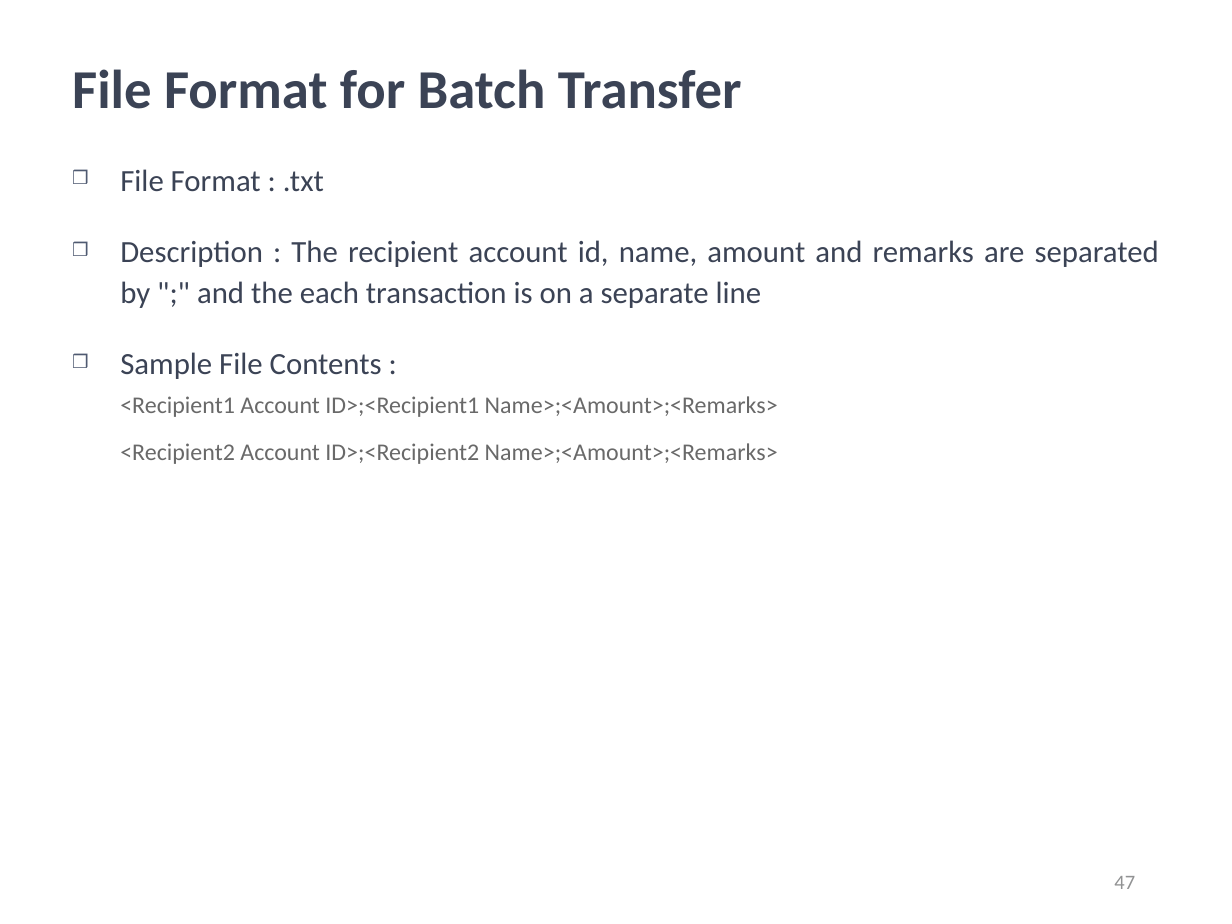
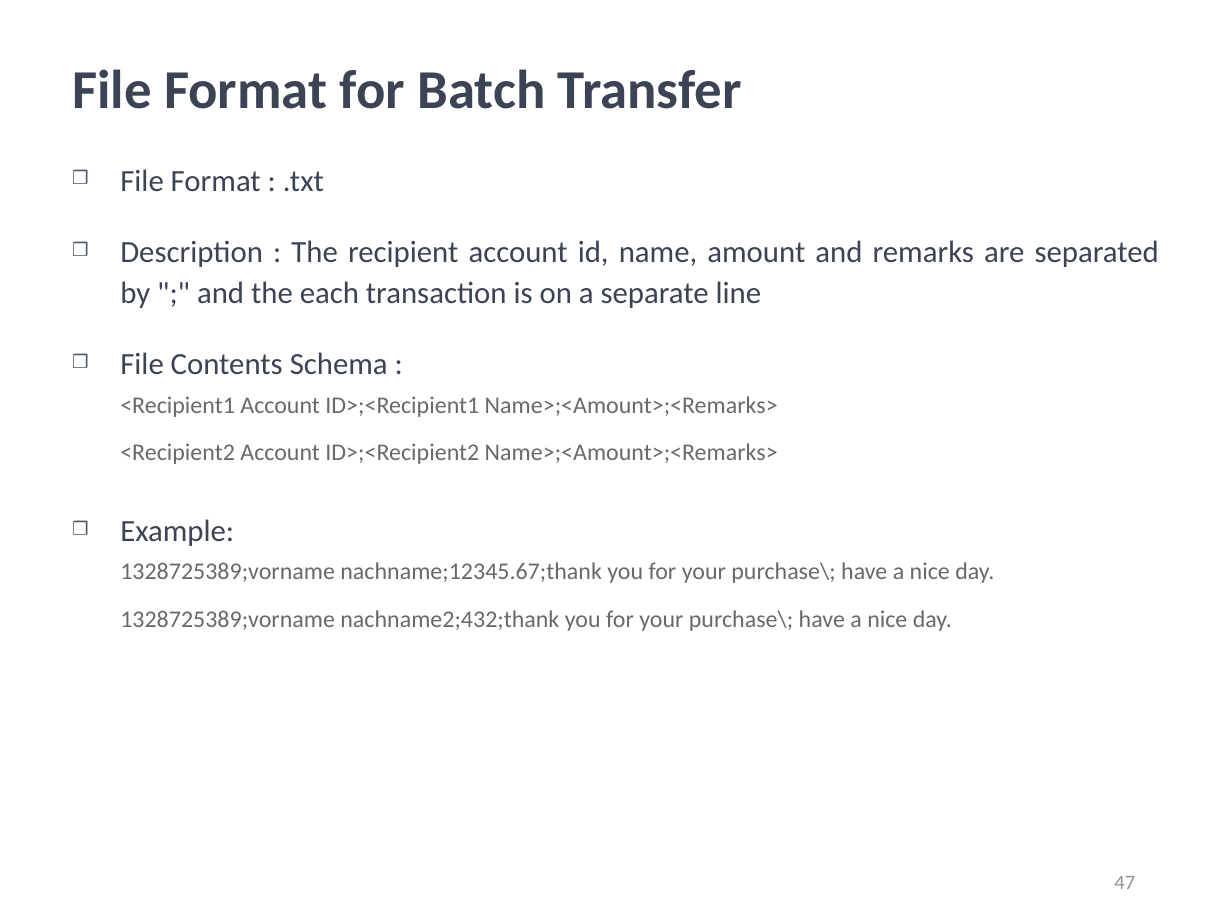
Before and after one commit to kwuerl/secure-coding-team-8, a slide deck: slide 47 of presentations/Phase3.ppt. Drawn at 1232x924 pixels with LibreOffice and Linux fonts; fonts in the diff are those of the drawing; background and template pictures are left out. Boxes give left, top, right and bottom in pixels: in the first picture for what was removed or moved away, otherwise in the second. Text is boxed around its words. In the diff, an @@ line names an element or a change of style, - is before the commit and + after.

```diff
--- a/presentations/Phase3.ppt
+++ b/presentations/Phase3.ppt
@@ text at [120,352,388,375]: text changed @@
-❒ Sample File Contents :
+❒ File Contents Schema :
@@ text at [120,519,994,631]: paragraphs added @@
+❒ Example:
+    1328725389;vorname nachname;12345.67;thank you for your purchase\; have a nice day.
+    1328725389;vorname nachname2;432;thank you for your purchase\; have a nice day.
```
Also in this commit, not shown: 9 other slides changed.
